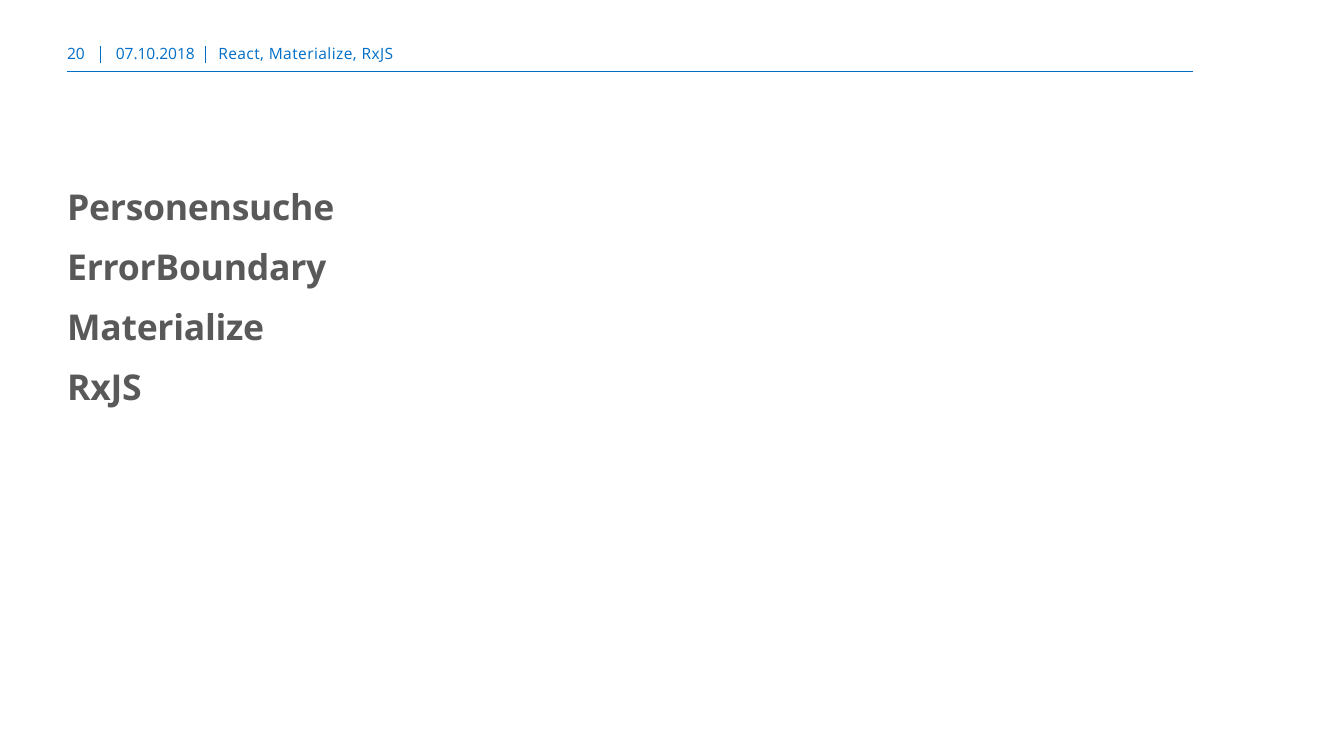
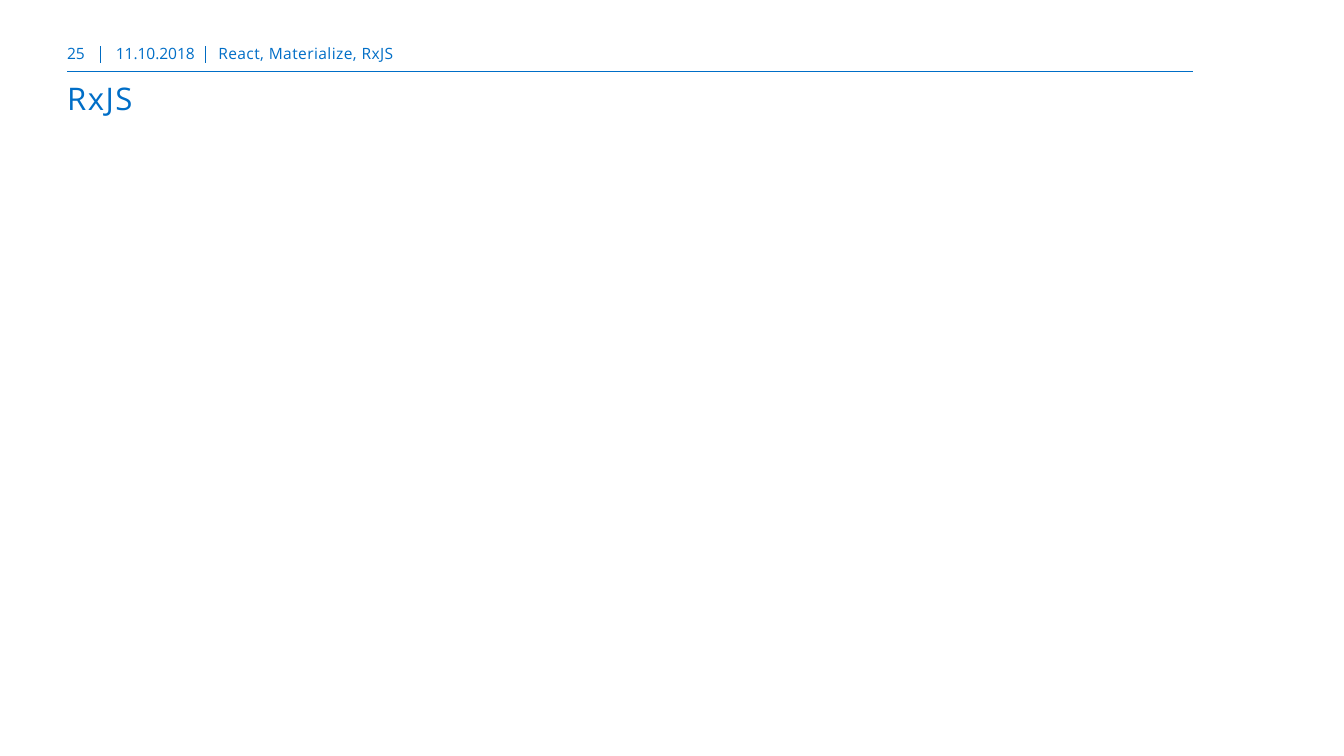
Before and after one commit to markusborer/ReactSample, a slide deck: slide 25 of React.pptx (slide 20 before the commit). Drawn at 1344x756 pixels with LibreOffice and Linux fonts; fonts in the diff are those of the drawing; background and template pictures are left out. Boxes give left, top, right and bottom in pixels: in the first picture for what was removed or moved away, otherwise in the second. Text is boxed around its words. In the diff, an @@ line names an element or a change of style, - is before the commit and + after.

```diff
--- a/React.pptx
+++ b/React.pptx
@@ page number at [67,47,85,59]: text changed @@
-20
+25
@@ text at [116,47,195,59]: text changed @@
-07.10.2018
+11.10.2018
@@ title added at [67,87,132,116], 21 pt, text #006EC7 @@
+RxJS
@@ text removed at [67,193,334,408] @@
-Personensuche
-ErrorBoundary
-Materialize
-RxJS
```
Also in this commit, not shown: 18 other slides changed, 5 slides added, 1 other file.
